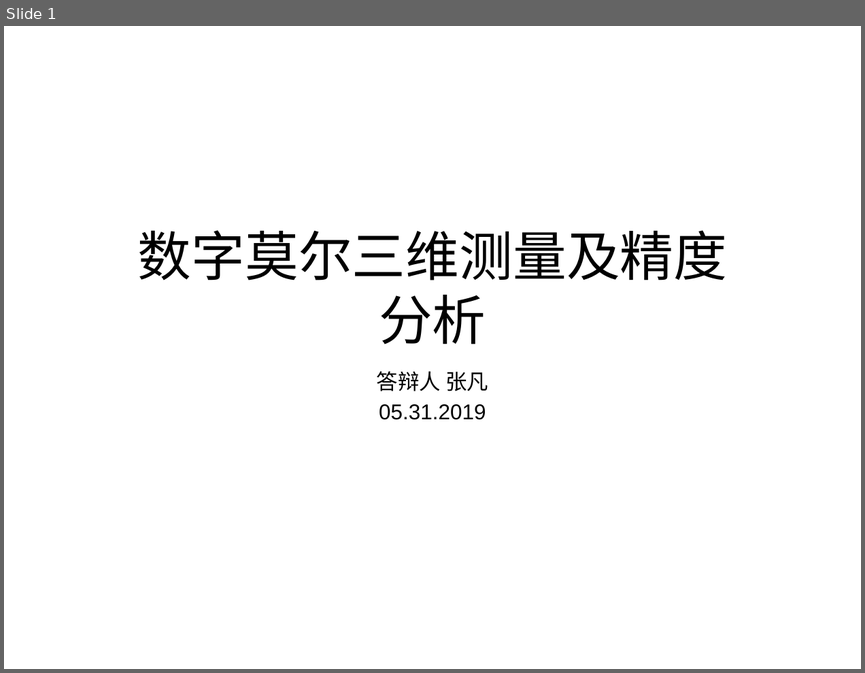
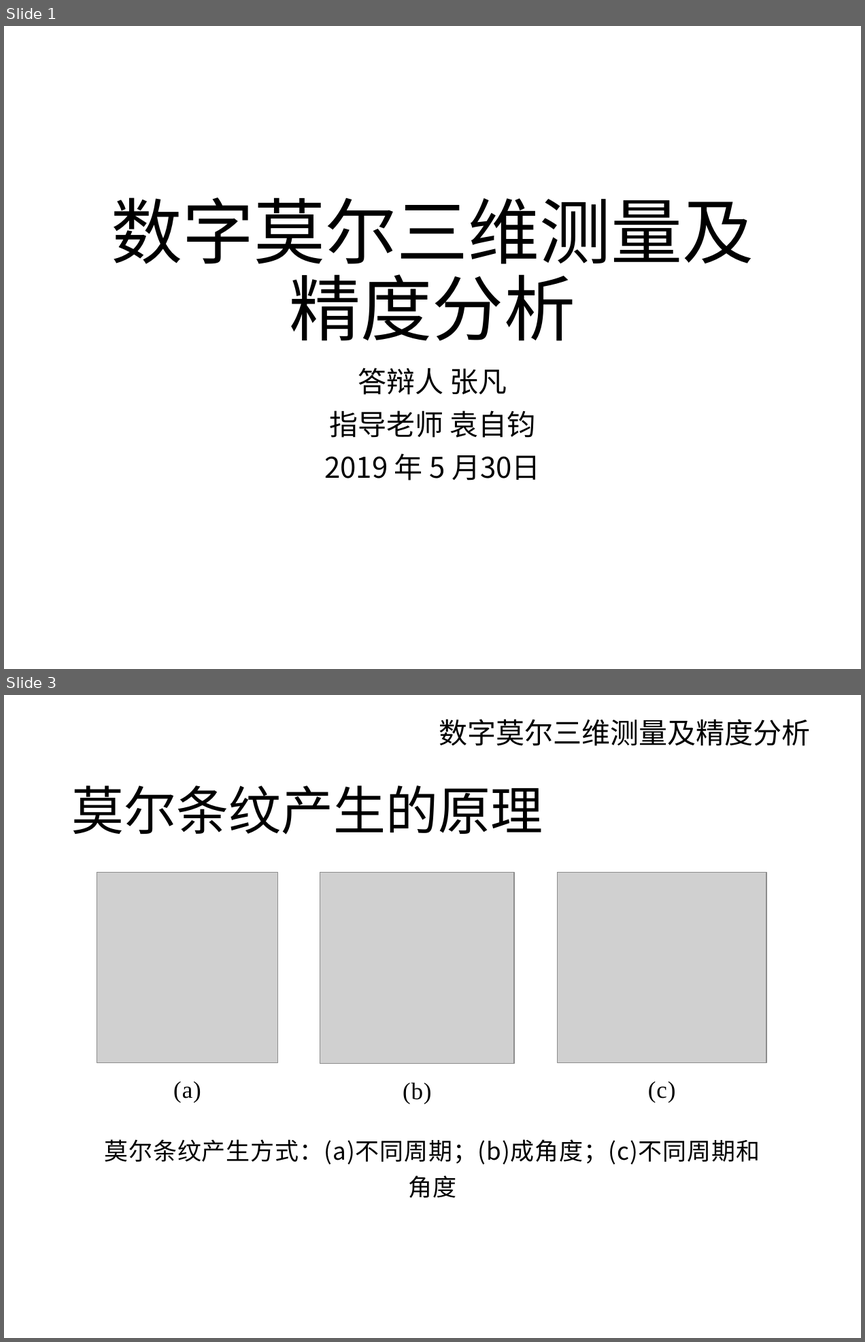
Before and after one commit to FZhg/Undergraduate-Thesis, a slide deck: Defense.pptx. Shown one above the other, each under a label of ours: slide 1 before the commit, slides 1 and 3 after it; the slides between them are not shown. The pictures are 865x673 and 865x1342 pixels, drawn with LibreOffice and Linux fonts; fonts in the diff are those of the drawing; grey boxes stand for pictures; background and template pictures are left out. Boxes give left, top, right and bottom in pixels: in the first picture for what was removed or moved away, otherwise in the second. Text is boxed around its words. In the diff, an @@ line names an element or a change of style, - is before the commit and + after.

```diff
--- a/Defense.pptx
+++ b/Defense.pptx
@@ slide 3 added at (4, 695, 861, 1338), background picture (left out) @@
@@ text added at (439, 719, 810, 746), 24 pt, text #000000 @@
+数字莫尔三维测量及精度分析
@@ title added at (71, 785, 543, 834), 44 pt, text #000000 @@
+莫尔条纹产生的原理
@@ group added at (96, 872, 766, 1198): 4 texts, 3 pictures @@
+(c)
+(b)
+(a)
+莫尔条纹产生方式：(a)不同周期；(b)成角度；(c)不同周期和角度
@@ slide 1 changed as well @@
@@ title "数字莫尔三维测量及精度分析": place and size @@
-title "数字莫尔三维测量及精度分析" at (138, 230, 728, 344)
+title "数字莫尔三维测量及精度分析" at (111, 197, 754, 341)
@@ title "数字莫尔三维测量及精度分析" at (111, 197, 754, 341): size 45 to 60 pt, font Arial to Noto Sans CJK SC; line spacing 1 to 0.9 @@
@@ subtitle at (358, 367, 507, 395): size 18 to 24 pt, font Arial to Noto Sans CJK SC in "答辩人 张凡"; line spacing 1 to 0.9; more space between paragraphs @@
@@ subtitle at (324, 410, 541, 480): text changed; size 18 to 24 pt; font Arial to Noto Sans CJK SC @@
-05.31.2019
+指导老师 袁自钧
+2019 年 5 月30日
```
Also in this commit, not shown: 6 other slides added, 1 other file.
